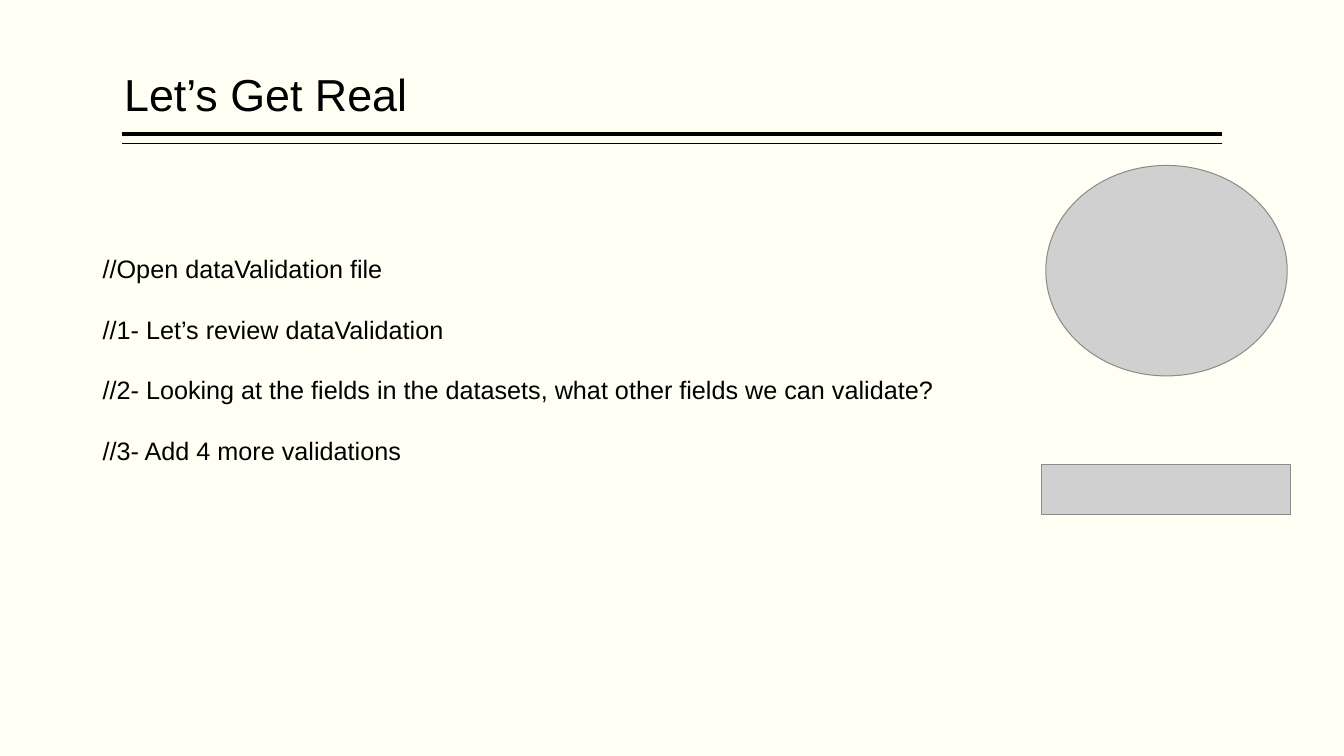
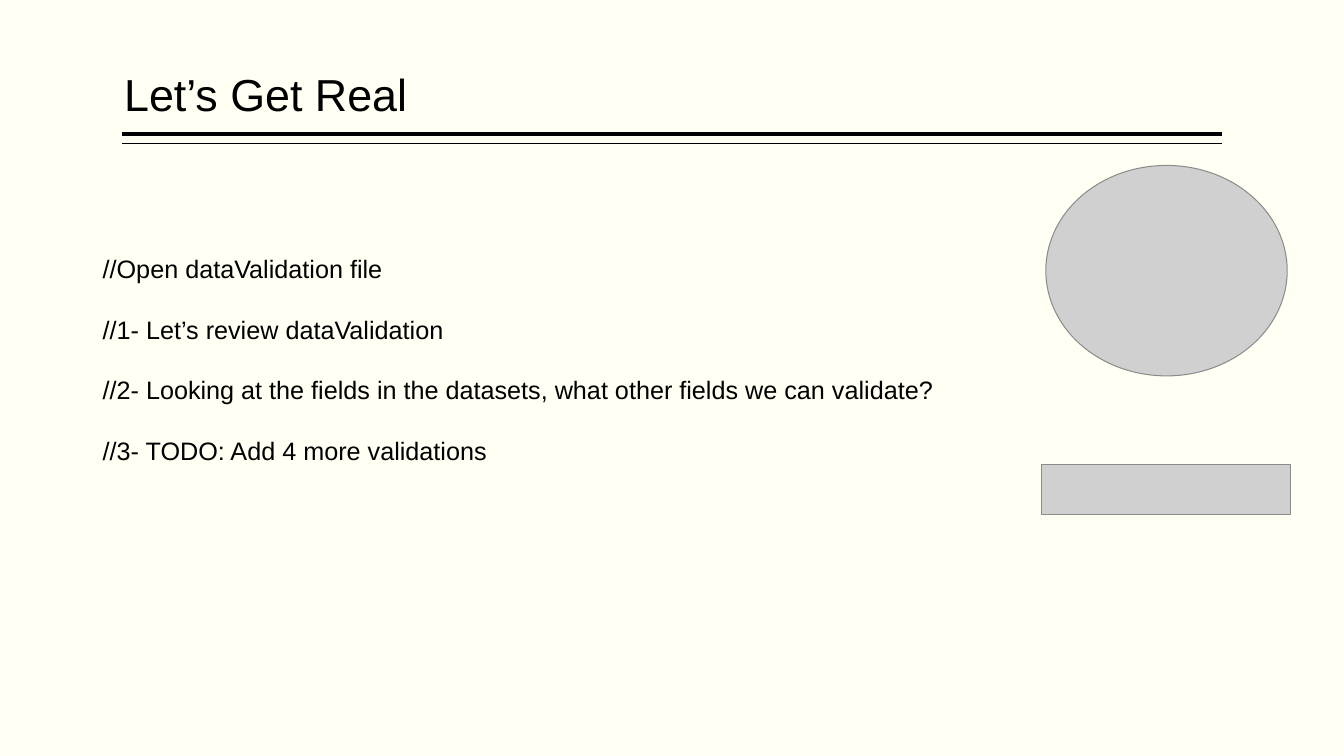
Before and after one commit to hpccsystems-solutions-lab/NCF-2021, a slide deck: slide 56 of BigData-ECL-NCF2021.pptx (slide 50 before the commit). Drawn at 1344x756 pixels with LibreOffice and Linux fonts; fonts in the diff are those of the drawing; grey boxes stand for pictures. Boxes give left, top, right and bottom in pixels: in the first picture for what was removed or moved away, otherwise in the second. Text is boxed around its words. In the diff, an @@ line names an element or a change of style, - is before the commit and + after.

```diff
--- a/BigData-ECL-NCF2021.pptx
+++ b/BigData-ECL-NCF2021.pptx
@@ text at <box>103,441,487,461</box>: text changed @@
-//3- Add 4 more validations
+//3- TODO: Add 4 more validations
```
Also in this commit, not shown: 10 other slides changed, 7 slides added, 1 slide removed, 6 other files.
